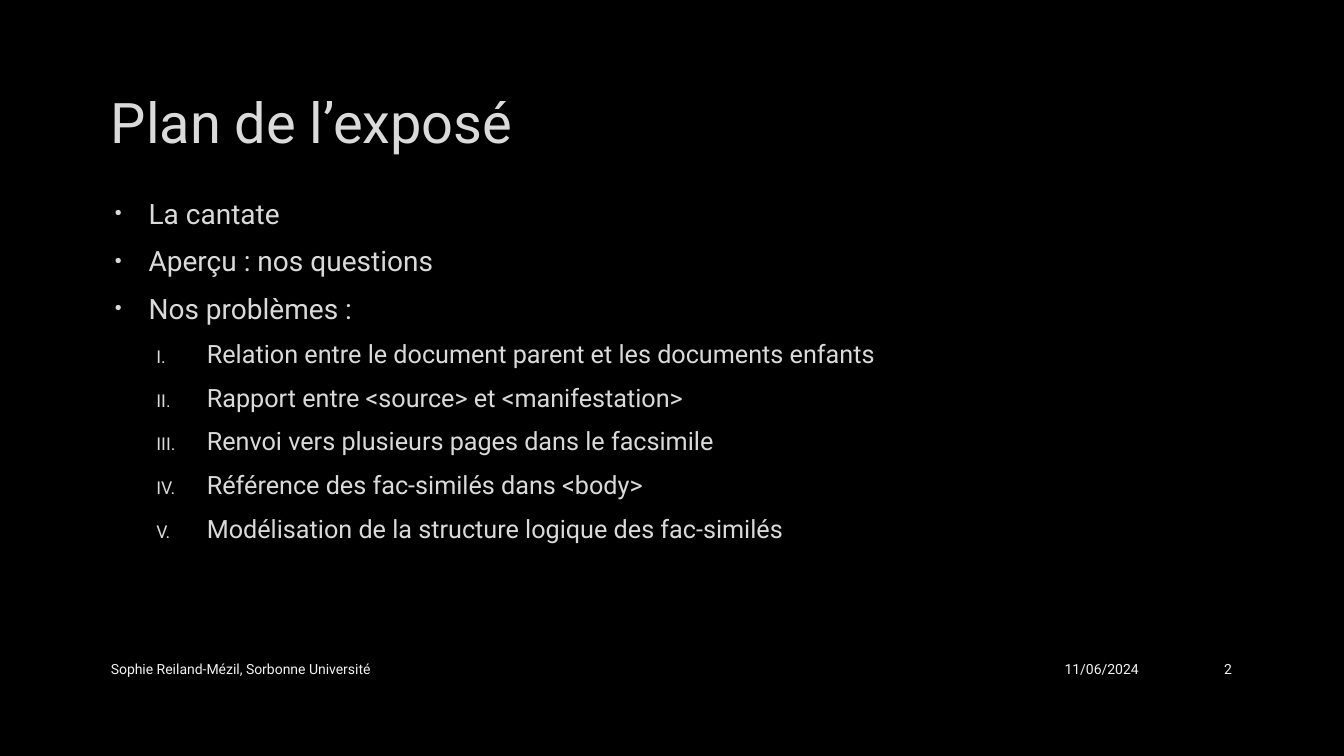
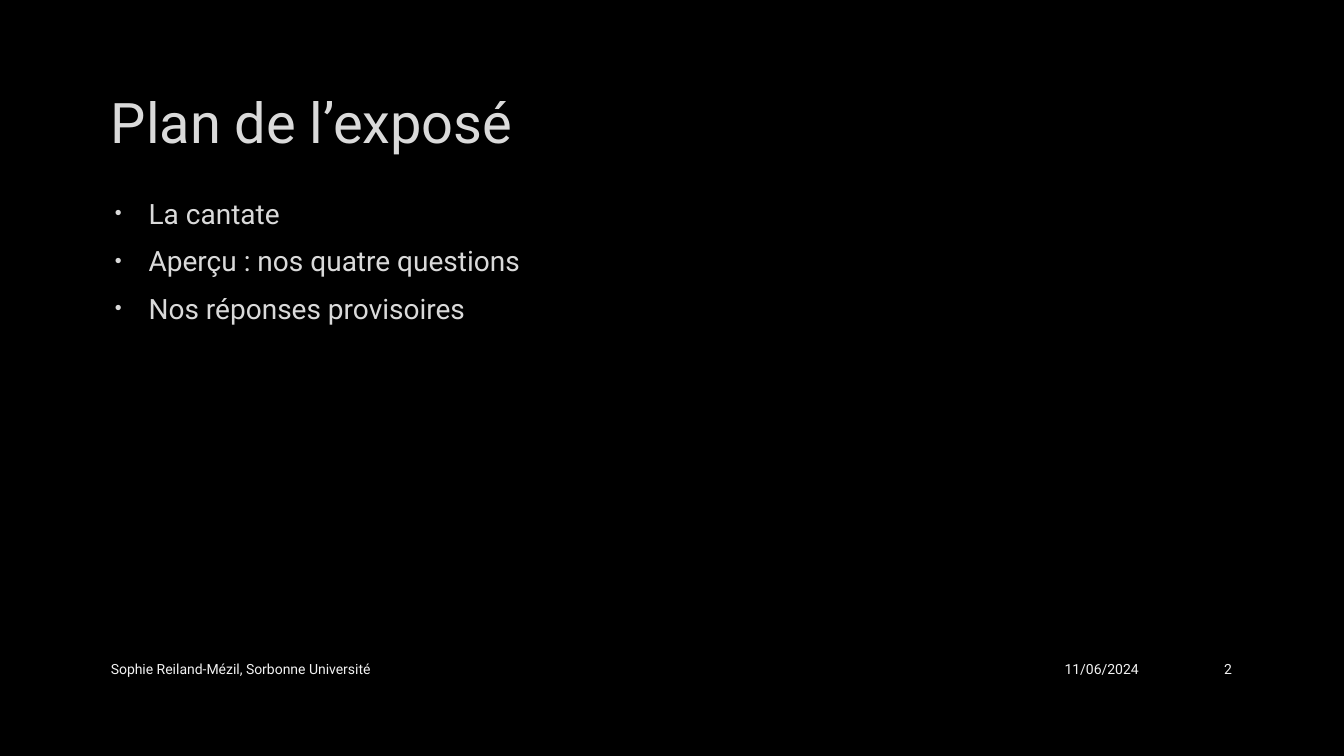
Before and after one commit to SophieReiland/graupner, a slide deck: slide 2 of presentations/Présentation_groupe_MEI.pptx. Drawn at 1344x756 pixels with LibreOffice and Linux fonts; fonts in the diff are those of the drawing; background and template pictures are left out. Boxes give left, top, right and bottom in pixels: in the first picture for what was removed or moved away, otherwise in the second. Text is boxed around its words. In the diff, an @@ line names an element or a change of style, - is before the commit and + after.

```diff
--- a/presentations/Présentation_groupe_MEI.pptx
+++ b/presentations/Présentation_groupe_MEI.pptx
@@ text at (149,251,520,325): text changed; size 18 to 20 pt @@
-• Aperçu : nos questions
-• Nos problèmes :
-  I. Relation entre le document parent et les documents enfants
-  II. Rapport entre <source> et <manifestation>
-  III. Renvoi vers plusieurs pages dans le facsimile
-  IV. Référence des fac-similés dans <body>
-  V. Modélisation de la structure logique des fac-similés
+• Aperçu : nos quatre questions
+• Nos réponses provisoires
```
Also in this commit, not shown: 13 other slides changed.
